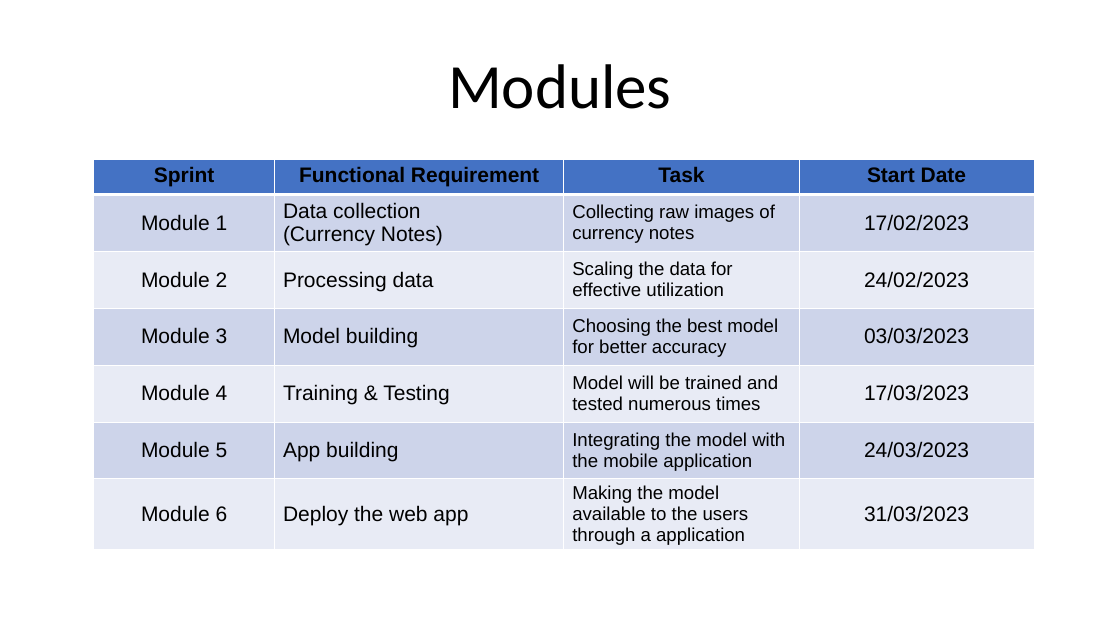
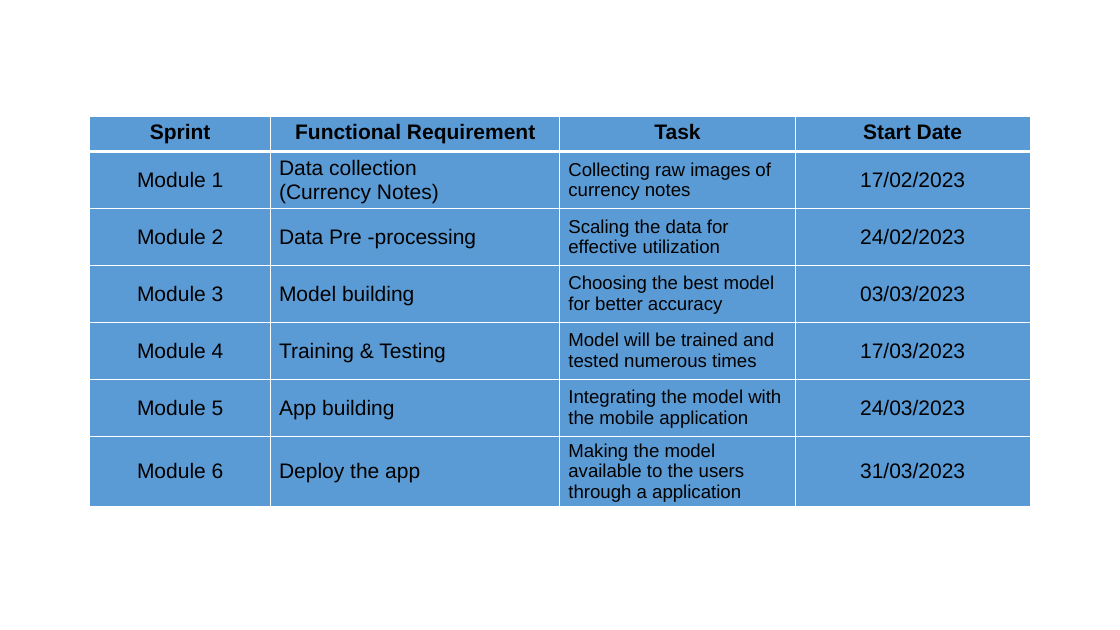
Before and after one commit to Sriram-Karthick-k/final-year-project, a slide deck: slide 14 of final/2nd review/Fake Currency Detection Using Image Processing (1).pptx (slide 11 before the commit). Drawn at 1120x630 pixels with LibreOffice and Linux fonts; fonts in the diff are those of the drawing. Boxes give left, top, right and bottom in pixels: in the first picture for what was removed or moved away, otherwise in the second. Text is boxed around its words. In the diff, an @@ line names an element or a change of style, - is before the commit and + after.

```diff
--- a/final/2nd review/Fake Currency Detection Using Image Processing (1).pptx
+++ b/final/2nd review/Fake Currency Detection Using Image Processing (1).pptx
@@ title removed at (448, 64, 672, 109) @@
-Modules
@@ table at (90, 116, 1030, 513) @@
-row 3, column 2: Processing data
+row 3, column 2: Data Pre -processing
-row 7, column 2: Deploy the web app
+row 7, column 2: Deploy the app
@@ fill #4472C4 to #5B9BD5 in row 1 @@
@@ fill #CDD4EA to #5B9BD5 in 12 cells @@
@@ fill #E8EBF5 to #5B9BD5 in 12 cells @@
@@ table: place and size @@
-table at (94, 159, 1034, 556)
+table at (90, 116, 1030, 513)
```
Also in this commit, not shown: 1 other slide changed, 5 slides added, 1 slide removed, 1 other file.
